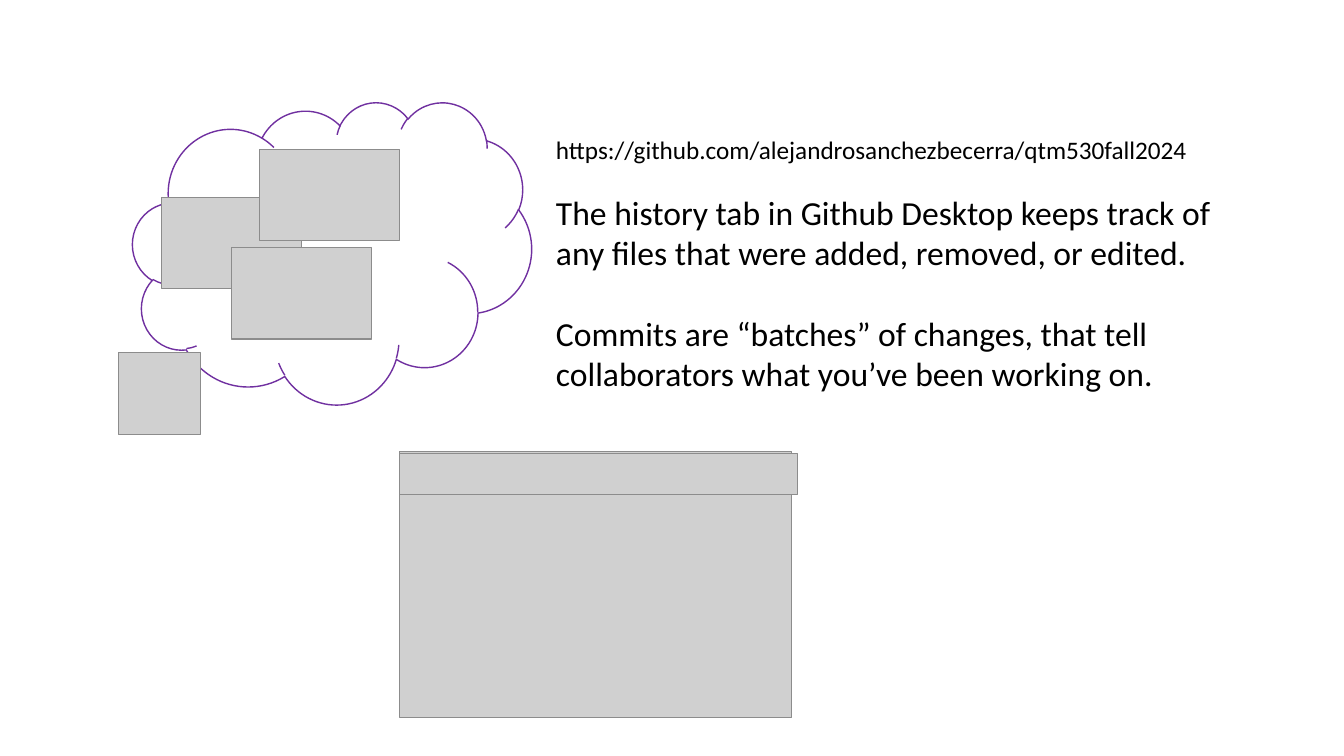
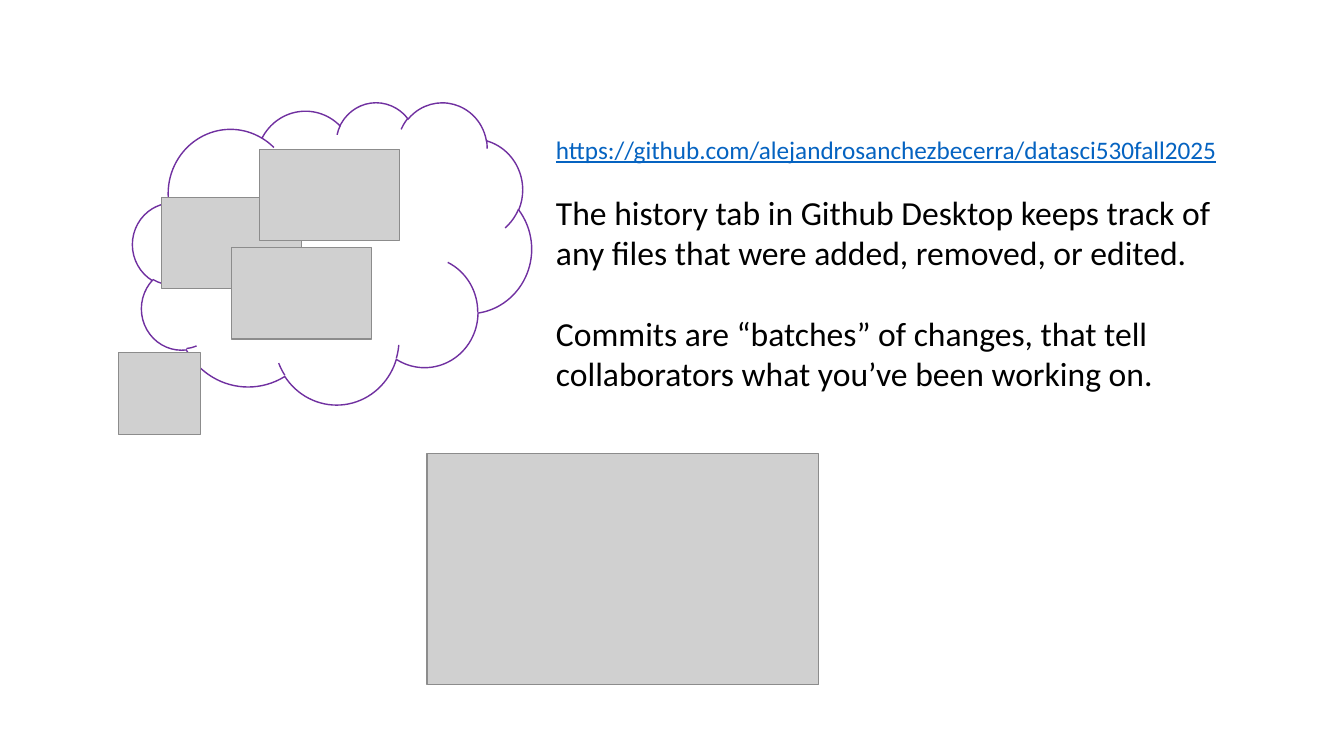
Before and after one commit to zepengzhou/computing_25fall, a slide deck: slide 3 of computing_setup/tutorials/Lecture-GithubReview.pptx. Drawn at 1344x756 pixels with LibreOffice and Linux fonts; fonts in the diff are those of the drawing; grey boxes stand for pictures. Boxes give left, top, right and bottom in pixels: in the first picture for what was removed or moved away, otherwise in the second. Text is boxed around its words. In the diff, an @@ line names an element or a change of style, - is before the commit and + after.

Commit message:
Update lecture files

```diff
--- a/computing_setup/tutorials/Lecture-GithubReview.pptx
+++ b/computing_setup/tutorials/Lecture-GithubReview.pptx
@@ text at box(556, 141, 1216, 164): text changed; text colour #000000 to #0563C1 @@
-https://github.com/alejandrosanchezbecerra/qtm530fall2024
+https://github.com/alejandrosanchezbecerra/datasci530fall2025
@@ picture removed at box(400, 454, 799, 494) @@
@@ picture: place and size @@
-picture at box(400, 452, 792, 718)
+picture at box(427, 454, 820, 685)
```
Also in this commit, not shown: 4 other slides changed, 7 other files.
